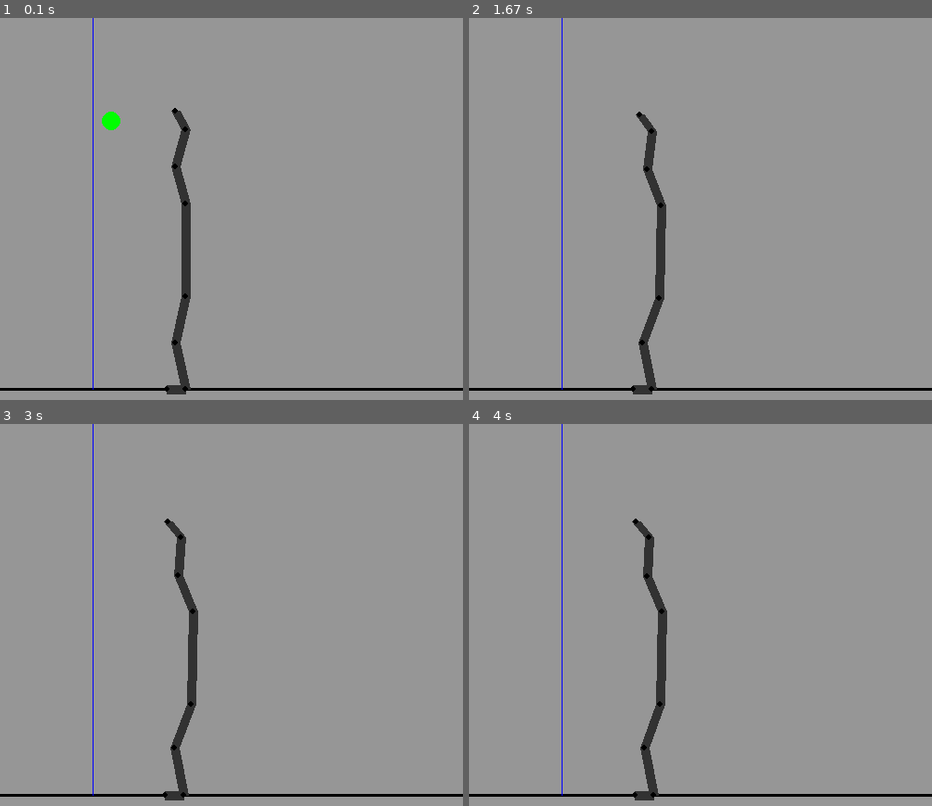
Above: before the commit, frames 1-4 (two rows, left to right).
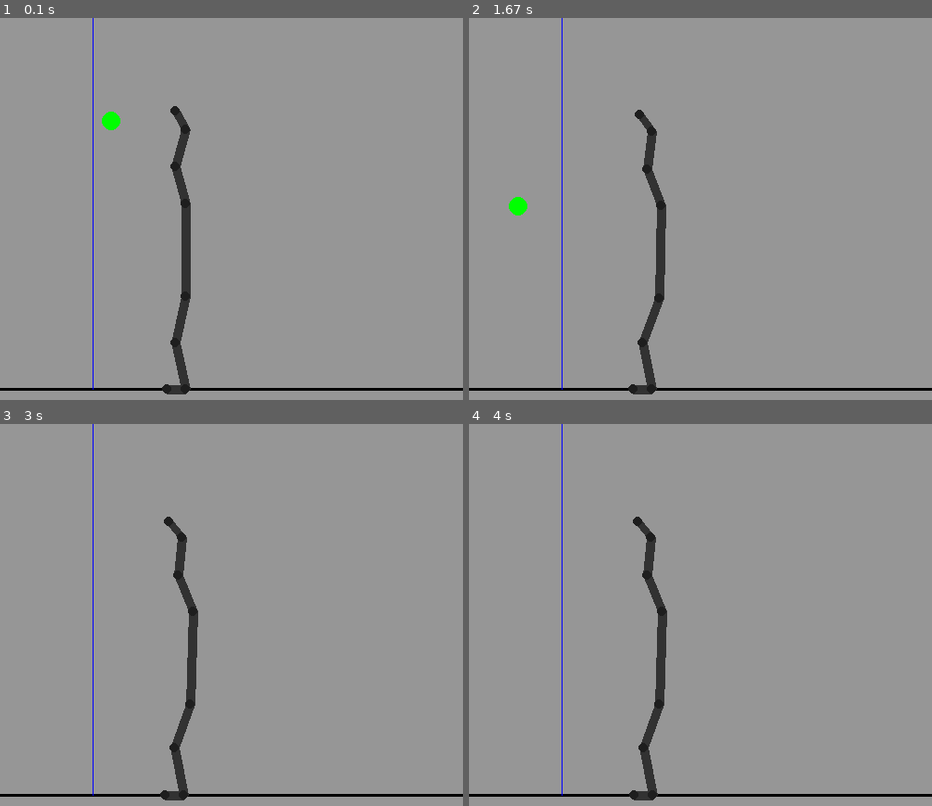
Above: after the commit, the same moments.

Repository: EmixD/Volley_pygame
Game: pygame game, started from main_minimal.py
The game is run twice, just before and just after one commit, with the same random seed, the same clock (stepped at 60 frames per second) and the same inputs.
Inputs:
- Up to frame 1 (0.1 s): no input
- Up to frame 2 (1.67 s): no input
- Up to frame 3 (3 s): no input
- Up to frame 4 (4 s): no input

The runs differ from the first frame. In frame 1, 0.1% of the frame differs, in the area x 35-41%, y 23-99%; in frame 2, 0.3%; in frame 3, 0.2%; in frame 4, 0.4%, in the area x 34-43%, y 24-99%.

Commit message:
fix ierarchy

Diff:
--- a/fplayer.py
+++ b/fplayer.py
@@ -1,10 +1,15 @@
+# player->{lines/points/current mussles}
+#
+# Every simulated player is an object of player class.
+# Every player obj has it's own set of lines/points/mussles
+
 import numpy as np
 from typing import List
-import pygame
 
-import fplayer_pt as fppt
-import fplayer_ln as fpln
-import fplayer_ms as fpms
+import fplayer_pt_ln_ms as fpptlnms
+# import fplayer_pt as fppt
+# import fplayer_ln as fpln
+# import fplayer_ms as fpms
 import fplayer_bl as ball
 import fworldconfig as fwc
 # import fworldconfig as fwc
@@ -13,91 +18,90 @@
 
 class player:
     def __init__(self):
-        fppt.point(0, 180, 400)  # toe
-        fppt.point(1, 200, 400)  # ankle
-        fppt.point(2, 190, 350)  # knee
-        fppt.point(4, 200, 300)  # shoulder
-        fppt.point(3, 200, 200)  # hips
-        fppt.point(5, 190, 160)  # elbow
-        fppt.point(6, 200, 120)  # wrist
-        fppt.point(7, 190, 100)  # fingertip
+        self.ptlnms=fpptlnms.ptlnms()
+        self.ptlnms.add_pt(0, 180, 400)  # toe
+        self.ptlnms.add_pt(1, 200, 400)  # ankle
+        self.ptlnms.add_pt(2, 190, 350)  # knee
+        self.ptlnms.add_pt(4, 200, 300)  # shoulder
+        self.ptlnms.add_pt(3, 200, 200)  # hips
+        self.ptlnms.add_pt(5, 190, 160)  # elbow
+        self.ptlnms.add_pt(6, 200, 120)  # wrist
+        self.ptlnms.add_pt(7, 190, 100)  # fingertip
 
-        fpln.line(0, 0, 1)
-        fpln.line(1, 1, 2)
-        fpln.line(2, 2, 3)
-        fpln.line(3, 3, 4)
-        fpln.line(4, 4, 5)
-        fpln.line(5, 5, 6)
-        fpln.line(6, 6, 7)
+        self.ptlnms.add_ln(0, 0, 1)
+        self.ptlnms.add_ln(1, 1, 2)
+        self.ptlnms.add_ln(2, 2, 3)
+        self.ptlnms.add_ln(3, 3, 4)
+        self.ptlnms.add_ln(4, 4, 5)
+        self.ptlnms.add_ln(5, 5, 6)
+        self.ptlnms.add_ln(6, 6, 7)
 
-        fpms.mussle(0, 0, 2)
-        fpms.mussle(1, 1, 3)
-        fpms.mussle(2, 2, 4)
-        fpms.mussle(3, 3, 5)
-        fpms.mussle(4, 4, 6)
-        fpms.mussle(5, 5, 7)
+        self.ptlnms.add_ms(0, 0, 2)
+        self.ptlnms.add_ms(1, 1, 3)
+        self.ptlnms.add_ms(2, 2, 4)
+        self.ptlnms.add_ms(3, 3, 5)
+        self.ptlnms.add_ms(4, 4, 6)
+        self.ptlnms.add_ms(5, 5, 7)
 
     def draw(self, screen):
-        for ln in fpln.line.lns:
-            ln.draw(screen)
-        for pt in fppt.point.pts:
-            pt.draw(screen)
-        for ms in fpms.mussle.mss:
-            ms.draw(screen)
+        self.ptlnms.draw(screen)
         ball.draw(screen)
 
     def move(self, dt):  # time is in game time
         if(ball.pt[1]>=fwc.ground-ball.rad):
             return
-        for pt in fppt.point.pts:
+        for pt in self.ptlnms.pts:
             dr = (pt.pt-pt.pt0)*fwc.airfriction
             pt.pt0 = pt.pt
             pt.pt = np.array(pt.pt0)+dr
             pt.pt[1] = pt.pt[1]+fwc.gravity*dt**2
 
-        for ms in fpms.mussle.mss:
-            dist = ms.get_current_length()
-            vect = ms.get_current_vector()
+        for ms in self.ptlnms.mss:
+            dist = self.ptlnms.get_length(ms.id_pt0,ms.id_pt1)
+            vect = self.ptlnms.get_vector(ms.id_pt0,ms.id_pt1)
             fract = (dist-ms.length)/ms.length/2*ms.force*1.0
-            fppt.point.pts[ms.id_pt0].pt = fppt.point.pts[ms.id_pt0].pt+vect*fract
-            fppt.point.pts[ms.id_pt1].pt = fppt.point.pts[ms.id_pt1].pt-vect*fract
+            self.ptlnms.pts[ms.id_pt0].pt = self.ptlnms.pts[ms.id_pt0].pt+vect*fract
+            self.ptlnms.pts[ms.id_pt1].pt = self.ptlnms.pts[ms.id_pt1].pt-vect*fract
 
         balldr = ball.pt-ball.pt0
         ball.pt0 = ball.pt
         ball.pt = np.array(ball.pt0)+balldr
         ball.pt[1] = ball.pt[1]+fwc.gravity*dt**2
 
-        for ln in fpln.line.lns:  # ball collision
-            line_norm = ln.get_current_length()
-            line_normalized = ln.get_current_vector()/line_norm
-            line_pt0 = fppt.point.pts[ln.id_pt0].pt
-            line_pt0_to_ball = ball.pt-line_pt0
-            projlen = np.dot(line_pt0_to_ball, line_normalized)
+        ball.nocollisions_yet=True
+        for ln in self.ptlnms.lns:  # ball collision
+            if(ball.nocollisions_yet and ln.collision_ball):
+                line_norm = self.ptlnms.get_length(ln.id_pt0,ln.id_pt1)
+                line_normalized = self.ptlnms.get_vector(ln.id_pt0,ln.id_pt1)/line_norm
+                line_pt0 = self.ptlnms.pts[ln.id_pt0].pt
+                line_pt0_to_ball = ball.pt-line_pt0
+                projlen = np.dot(line_pt0_to_ball, line_normalized)
 
-            if(projlen < 0):
-                projlen = 0
-            if(projlen > line_norm):
-                projlen = line_norm
+                if(projlen < 0):
+                    projlen = 0
+                if(projlen > line_norm):
+                    projlen = line_norm
 
-            pt_closest_on_line = line_pt0+line_normalized*projlen
+                pt_closest_on_line = line_pt0+line_normalized*projlen
 
-            dist = np.linalg.norm(ball.pt-pt_closest_on_line)
-            if(dist < ball.rad): #TODO: fix multiple collisions
-                lineperpvectnorm = (ball.pt-pt_closest_on_line)/dist
-                shift = lineperpvectnorm*(ball.rad-dist)
-                ball.pt = ball.pt+shift
-                ball.pt0 = ball.pt0-2*np.dot(balldr, lineperpvectnorm)+shift
+                dist = np.linalg.norm(ball.pt-pt_closest_on_line)
+                if(dist < ball.rad):
+                    ball.nocollisions_yet=False
+                    lineperpvectnorm = (ball.pt-pt_closest_on_line)/dist
+                    shift = lineperpvectnorm*(ball.rad-dist+1)
+                    ball.pt = ball.pt+shift
+                    ball.pt0 = ball.pt+balldr*0.5
 
-        for pt in fppt.point.pts:
+        for pt in self.ptlnms.pts:
             if(pt.pt[1] > fwc.ground):  # ground hit
                 pt.pt[1] = fwc.ground
 
-        for ln in fpln.line.lns:
-            dist = ln.get_current_length()
-            vect = ln.get_current_vector()
+        for ln in self.ptlnms.lns:
+            dist = self.ptlnms.get_length(ln.id_pt0,ln.id_pt1)
+            vect = self.ptlnms.get_vector(ln.id_pt0,ln.id_pt1)
             fract = (dist-ln.length)/ln.length/2
-            fppt.point.pts[ln.id_pt0].pt = fppt.point.pts[ln.id_pt0].pt+vect*fract
-            fppt.point.pts[ln.id_pt1].pt = fppt.point.pts[ln.id_pt1].pt-vect*fract
+            self.ptlnms.pts[ln.id_pt0].pt = self.ptlnms.pts[ln.id_pt0].pt+vect*fract
+            self.ptlnms.pts[ln.id_pt1].pt = self.ptlnms.pts[ln.id_pt1].pt-vect*fract
 
     def get_current_score(self):
-        return fwc.ground-fppt.point.pts[7].pt[1]
+        return fwc.ground-ball.pt[1]
--- a/fplayer_bl.py
+++ b/fplayer_bl.py
@@ -5,6 +5,7 @@
 pt = np.array([100, 100]).astype(float)  # current coordinate
 pt0 = np.array([98, 99]).astype(float)  # previous coordinate
 rad = 10
+nocollisions_yet=True
 
 
 def draw(screen):
--- /dev/null
+++ b/fplayer_br.py
@@ -0,0 +1,22 @@
+# This is the brain of a player
+# Inputs:
+# Ball position - 0=floor(y=ground) 1=ceiling(y=0)
+# Ball speed - const * ball_dr/dt
+#
+# Outputs:
+# For every mussle: deltaforce, deltalength
+
+from typing import List
+import fplayer_pt as fppt
+import numpy as np
+
+
+class brain:
+    brs = []  # type: List[brain]
+
+    def __init__(self):
+        self.cells=np.zeros(10)
+        brain.brs.append(self)
+
+    def update_mussles(self):
+        pass
--- a/fplayer_ln.py
+++ /dev/null
@@ -1,33 +0,0 @@
-import pygame
-from typing import List
-import fworldconfig as fwc
-import fplayer_pt as fppt
-
-
-class line:
-    lns = []  # type: List[line]
-
-    def __init__(self, id, id_pt0, id_pt1):
-        # static
-        self.color = [50, 50, 50]
-        self.collision_ball = True
-        self.id_pt0 = id_pt0
-        self.id_pt1 = id_pt1
-        self.length = fppt.point.get_length(id_pt0, id_pt1)  # Desired length
-        # init
-        line.lns.append(self)
-
-    def get_current_length(self):
-        return fppt.point.get_length(self.id_pt0, self.id_pt1)
-
-    def get_current_length0(self):
-        return fppt.point.get_length0(self.id_pt0, self.id_pt1)
-
-    def get_current_vector(self):
-        return fppt.point.pts[self.id_pt1].pt-fppt.point.pts[self.id_pt0].pt
-
-    def get_current_vector0(self):
-        return fppt.point.pts[self.id_pt1].pt0-fppt.point.pts[self.id_pt0].pt0
-
-    def draw(self, screen):
-        pygame.draw.line(screen, self.color, (fppt.point.pts[self.id_pt0].pt*fwc.scale).astype(int), (fppt.point.pts[self.id_pt1].pt*fwc.scale).astype(int), int(10*fwc.scale))
--- a/fplayer_ms.py
+++ /dev/null
@@ -1,34 +0,0 @@
-import pygame
-from typing import List
-import fworldconfig as fwc
-import fplayer_pt as fppt
-
-
-class mussle:
-    mss = []  # type: List[mussle]
-
-    def __init__(self, id, id_pt0, id_pt1):
-        # static
-        self.color = [250, 50, 50]
-        self.id_pt0 = id_pt0
-        self.id_pt1 = id_pt1
-        #dynamic
-        self.length = fppt.point.get_length(id_pt0, id_pt1)  # Desired length
-        self.force = 0.1
-        # init
-        mussle.mss.append(self)
-
-    def get_current_length(self):
-        return fppt.point.get_length(self.id_pt0, self.id_pt1)
-
-    def get_current_length0(self):
-        return fppt.point.get_length0(self.id_pt0, self.id_pt1)
-
-    def get_current_vector(self):
-        return fppt.point.pts[self.id_pt1].pt-fppt.point.pts[self.id_pt0].pt
-
-    def get_current_vector0(self):
-        return fppt.point.pts[self.id_pt1].pt0-fppt.point.pts[self.id_pt0].pt0
-
-    def draw(self, screen):
-        pygame.draw.line(screen, self.color, (fppt.point.pts[self.id_pt0].pt*fwc.scale).astype(int), (fppt.point.pts[self.id_pt1].pt*fwc.scale).astype(int), int(2*self.force*fwc.scale))
--- a/fplayer_pt.py
+++ /dev/null
@@ -1,40 +0,0 @@
-from typing import List
-import pygame
-import numpy as np
-import fworldconfig as fwc
-
-
-class point:
-    pts = []  # type: List[point]
-
-    def __init__(self, id, x, y):
-        # static
-        self.color = [0, 0, 0]
-        self.collision_ball = False
-        self.collision_ground = True
-        self.allow_print = True
-        self.id = id  # just for debugging
-        # static hardcoded
-        self.mass = 1.0
-        self.frict = 0.1  # lateral friction, better be global
-        # dynamic
-        self.pt = np.array([x, y]).astype(float)  # current coordinate
-        self.pt0 = np.array([x, y]).astype(float)  # previous coordinate
-        # init
-        point.pts.append(self)
-
-    def print(self):
-        if(self.allow_print):
-            print(f"point id={self.id}: pt={self.pt}. pt0={self.pt0}")
-
-    def draw(self, screen):
-        pygame.draw.circle(screen, self.color,
-                           (self.pt*fwc.scale).astype(int), int(3*fwc.scale))
-
-    @classmethod
-    def get_length(cls,id0,id1):
-        return np.linalg.norm(cls.pts[id1].pt-cls.pts[id0].pt)
-
-    @classmethod
-    def get_length0(cls,id0,id1):
-        return np.linalg.norm(cls.pts[id1].pt0-cls.pts[id0].pt0)
--- /dev/null
+++ b/fplayer_pt_ln_ms.py
@@ -0,0 +1,78 @@
+from typing import List
+import pygame
+import numpy as np
+import fworldconfig as fwc
+
+
+class point:
+    def __init__(self, id, x, y):  # id is just for debugging
+        # static
+        self.color = [30,30, 30]
+        self.collision_ball = False
+        self.collision_ground = True
+        self.allow_print = True
+        self.id = id  # just for debugging
+        # static hardcoded
+        self.mass = 1.0
+        # dynamic
+        self.pt = np.array([x, y]).astype(float)  # current coordinate
+        self.pt0 = np.array([x, y]).astype(float)  # previous coordinate
+
+    def print(self):
+        if(self.allow_print):
+            print(f"point id={self.id}: pt={self.pt}. pt0={self.pt0}")
+
+
+class line:
+    def __init__(self, id, id_pt0, id_pt1, length):  # id is just for debugging
+        # static
+        self.color = [50, 50, 50]
+        self.collision_ball = True
+        self.id = id  # just for debugging
+        self.id_pt0 = id_pt0
+        self.id_pt1 = id_pt1
+        self.length = length  # Desired length
+
+
+class mussle:
+    def __init__(self, id, id_pt0, id_pt1, length):  # id is just for debugging
+        # static
+        self.color = [250, 50, 50]
+        self.id_pt0 = id_pt0
+        self.id_pt1 = id_pt1
+        self.id = id  # just for debugging
+        # dynamic
+        self.length = length  # Desired length
+        self.force = 0.1
+
+
+class ptlnms:  # points+lines+mussles objects holder + some interclass methods
+    def __init__(self):
+        self.pts = []  # type: List[point]
+        self.lns = []  # type: List[line]
+        self.mss = []  # type: List[mussle]
+
+    def add_pt(self, id, x, y):
+        self.pts.append(point(id, x, y))
+
+    def add_ln(self, id, id_pt0, id_pt1):
+        length = self.get_length(id_pt0, id_pt1)
+        self.lns.append(line(id, id_pt0, id_pt1, length))
+
+    def add_ms(self, id, id_pt0, id_pt1):
+        length = self.get_length(id_pt0, id_pt1)
+        self.mss.append(mussle(id, id_pt0, id_pt1, length))
+
+    def get_length(self, id0, id1):
+        return np.linalg.norm(self.pts[id1].pt - self.pts[id0].pt)
+
+    def get_vector(self, id0, id1):
+        return self.pts[id1].pt - self.pts[id0].pt
+
+    def draw(self, screen):
+        for ln in self.lns:
+            pygame.draw.line(screen, ln.color, (self.pts[ln.id_pt0].pt*fwc.scale).astype(int),
+                             (self.pts[ln.id_pt1].pt*fwc.scale).astype(int), int(10*fwc.scale))
+        for pt in self.pts:
+            pygame.draw.circle(screen, pt.color,
+                               (pt.pt*fwc.scale).astype(int), int(5*fwc.scale))
